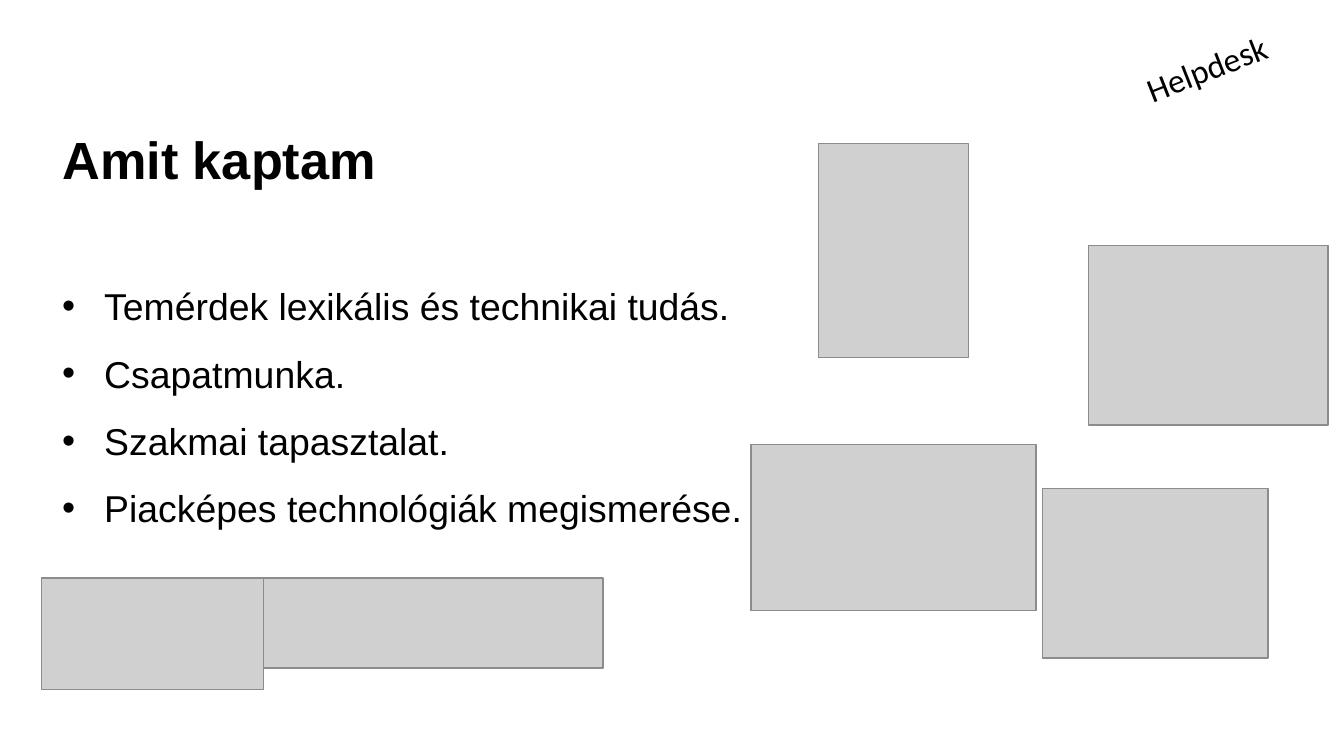
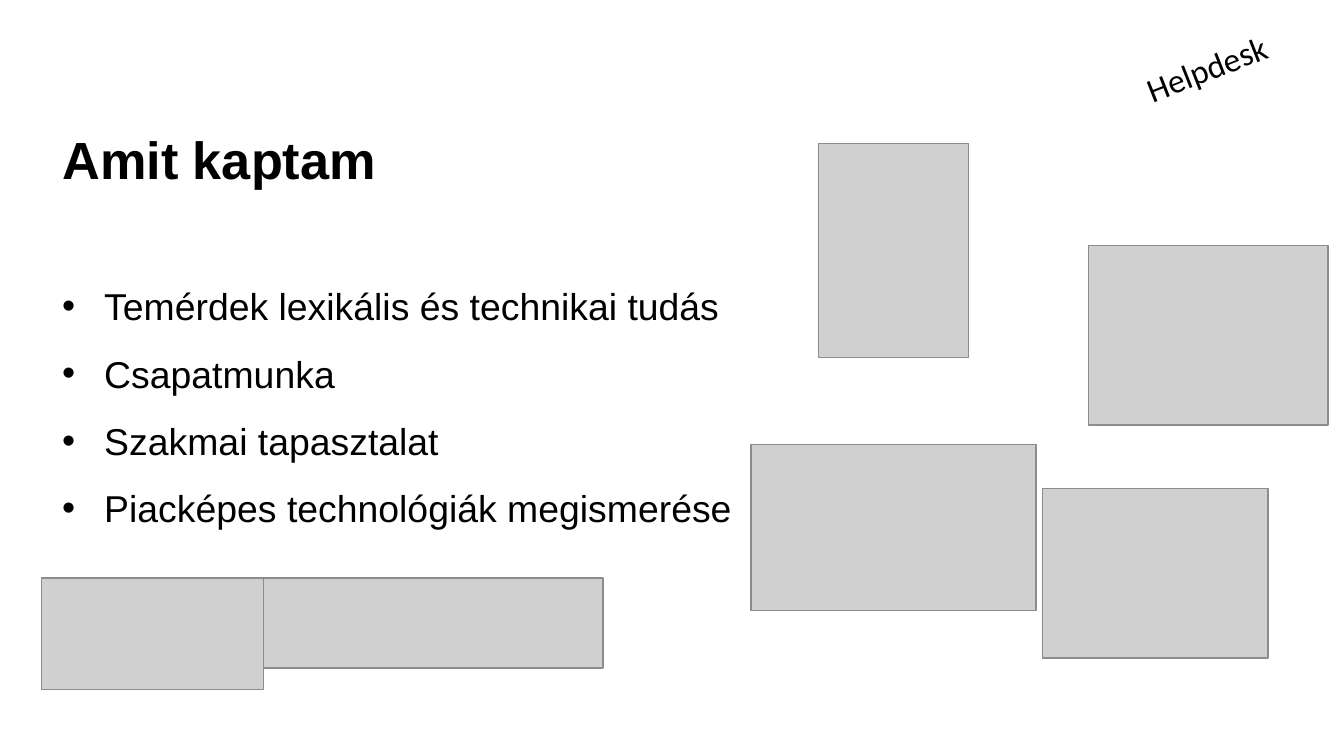
Before and after one commit to schonherz-java-ee-2016-q4/project, a slide deck: slide 10 of presentation/Helpdesk/Németh Marcell/marcell_nemeth.pptx. Drawn at 1344x756 pixels with LibreOffice and Linux fonts; fonts in the diff are those of the drawing; grey boxes stand for pictures; background and template pictures are left out. Boxes give left, top, right and bottom in pixels: in the first picture for what was removed or moved away, otherwise in the second. Text is boxed around its words. In the diff, an @@ line names an element or a change of style, - is before the commit and + after.

```diff
--- a/presentation/Helpdesk/Németh Marcell/marcell_nemeth.pptx
+++ b/presentation/Helpdesk/Németh Marcell/marcell_nemeth.pptx
@@ text at [104,292,731,530]: text changed @@
-• Temérdek lexikális és technikai tudás.
-• Csapatmunka.
-• Szakmai tapasztalat.
-• Piacképes technológiák megismerése.
+• Temérdek lexikális és technikai tudás
+• Csapatmunka
+• Szakmai tapasztalat
+• Piacképes technológiák megismerése
```
Also in this commit, not shown: 6 other slides changed.
